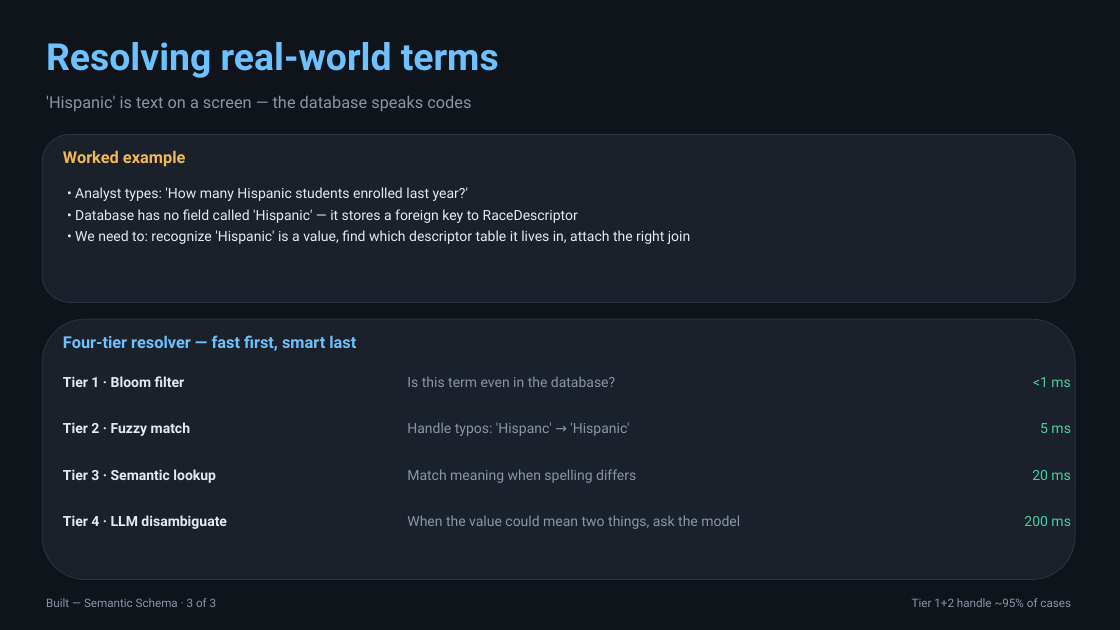
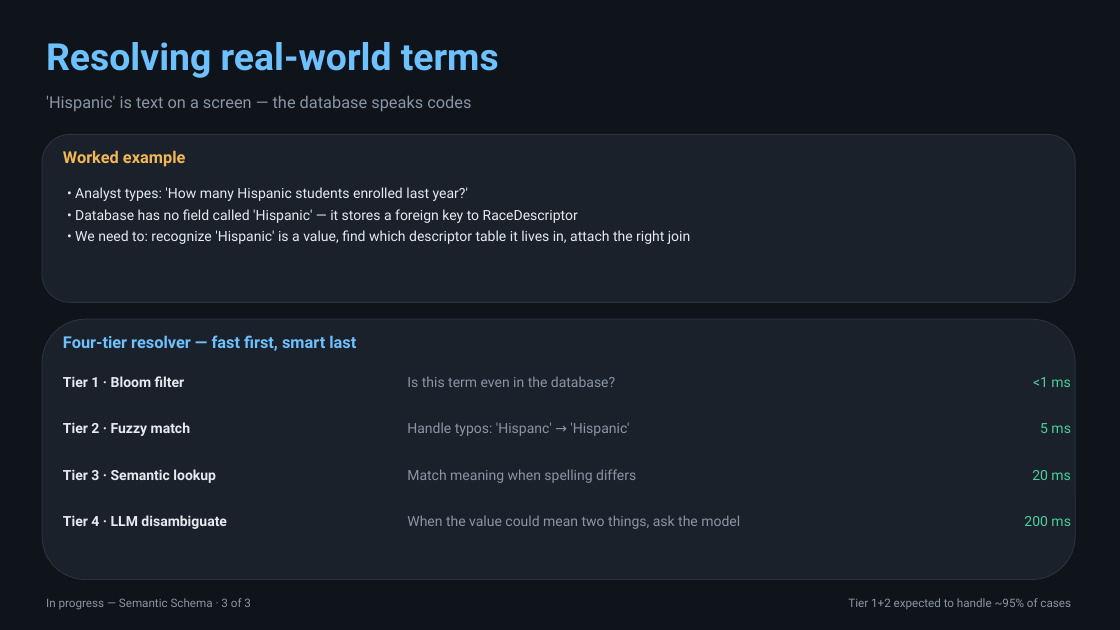
Before and after one commit to bharatmohanthakur/heavy_text2sql, a slide deck: slide 10 of docs/architecture_deck.pptx (slide 8 before the commit). Drawn at 1120x630 pixels with LibreOffice and Linux fonts; fonts in the diff are those of the drawing. Boxes give left, top, right and bottom in pixels: in the first picture for what was removed or moved away, otherwise in the second. Text is boxed around its words. In the diff, an @@ line names an element or a change of style, - is before the commit and + after.

```diff
--- a/docs/architecture_deck.pptx
+++ b/docs/architecture_deck.pptx
@@ text at (46, 598, 251, 610): text changed @@
-Built — Semantic Schema · 3 of 3
+In progress — Semantic Schema · 3 of 3
@@ text at (848, 598, 1071, 609): text changed @@
-Tier 1+2 handle ~95% of cases
+Tier 1+2 expected to handle ~95% of cases
```
Also in this commit, not shown: 9 other slides changed, 2 slides added, 1 other file.
